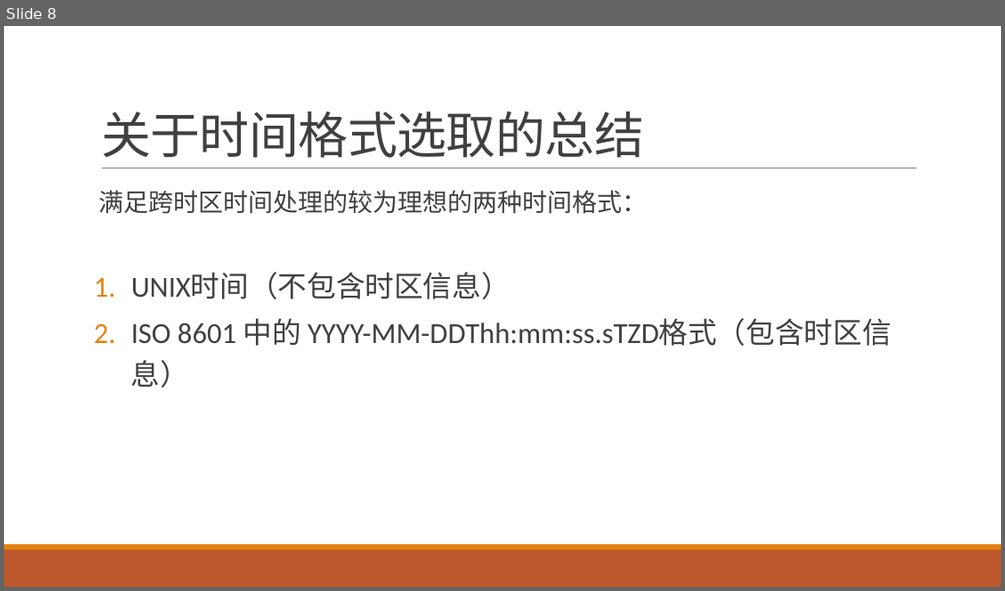
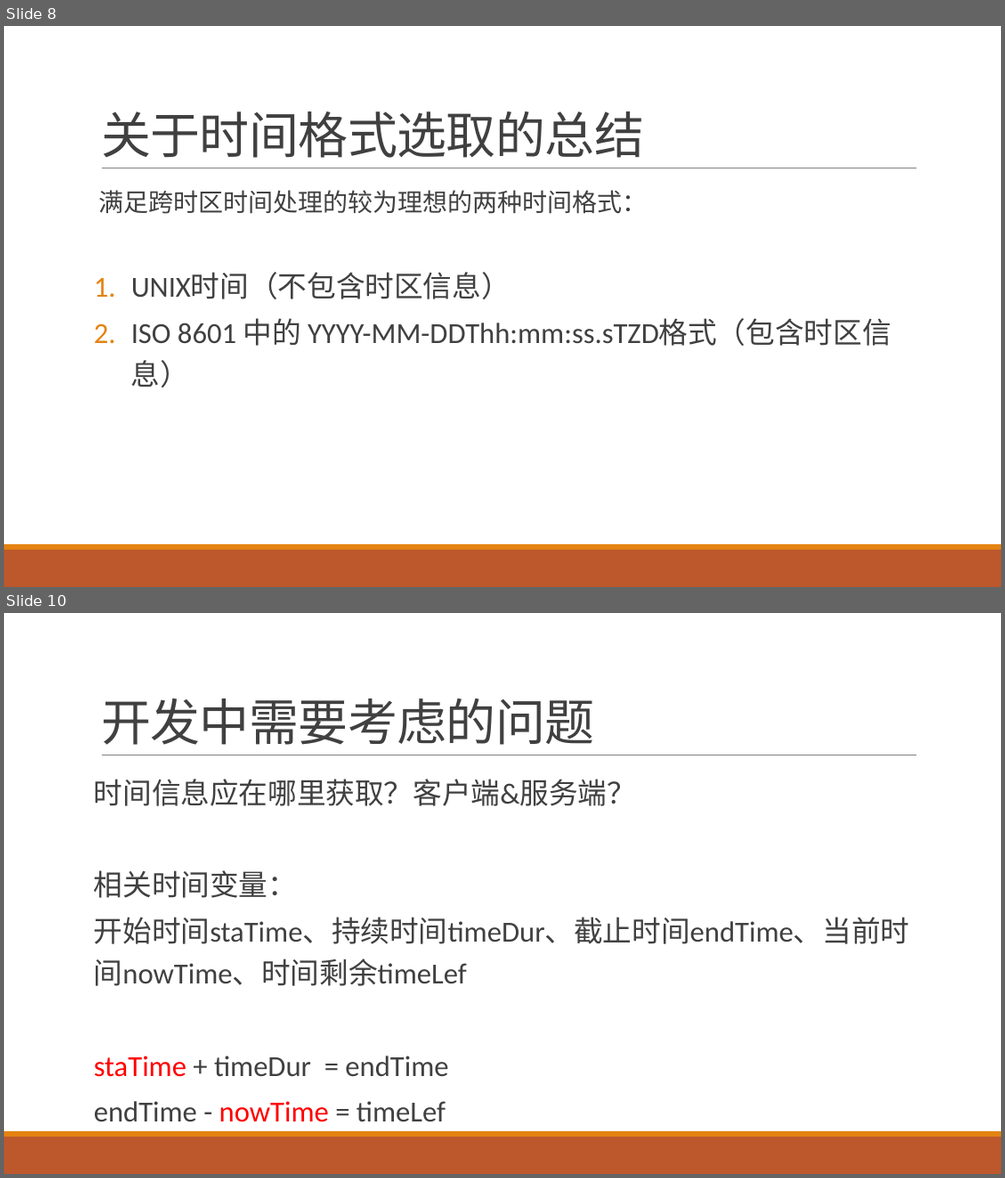
Before and after one commit to qidaneix/moment-research, a slide deck: 跨时区.pptx. Shown one above the other, each under a label of ours: slide 8 before the commit, slides 8 and 10 after it; the slides between them are not shown. The pictures are 1005x591 and 1005x1178 pixels, drawn with LibreOffice and Linux fonts; fonts in the diff are those of the drawing. Boxes give left, top, right and bottom in pixels: in the first picture for what was removed or moved away, otherwise in the second. Text is boxed around its words. In the diff, an @@ line names an element or a change of style, - is before the commit and + after.

```diff
--- a/跨时区.pptx
+++ b/跨时区.pptx
@@ slide 10 added at <box>4,613,1001,1174</box>, background #FFFFFF; not listed: 3 template elements that a slide beside it also shows @@
@@ title added at <box>101,698,595,745</box>, 48 pt, text #404040 @@
+开发中需要考虑的问题
@@ text added at <box>94,779,910,1122</box>, 28 pt, text #404040 @@
+时间信息应在哪里获取？客户端&服务端？
+相关时间变量：
+开始时间staTime、持续时间timeDur、截止时间endTime、当前时间nowTime、时间剩余timeLef
+staTime + timeDur = endTime
+endTime - nowTime = timeLef
```
Also in this commit, not shown: 1 slide changed, 5 other slides added, 1 slide removed, 2 other files.
